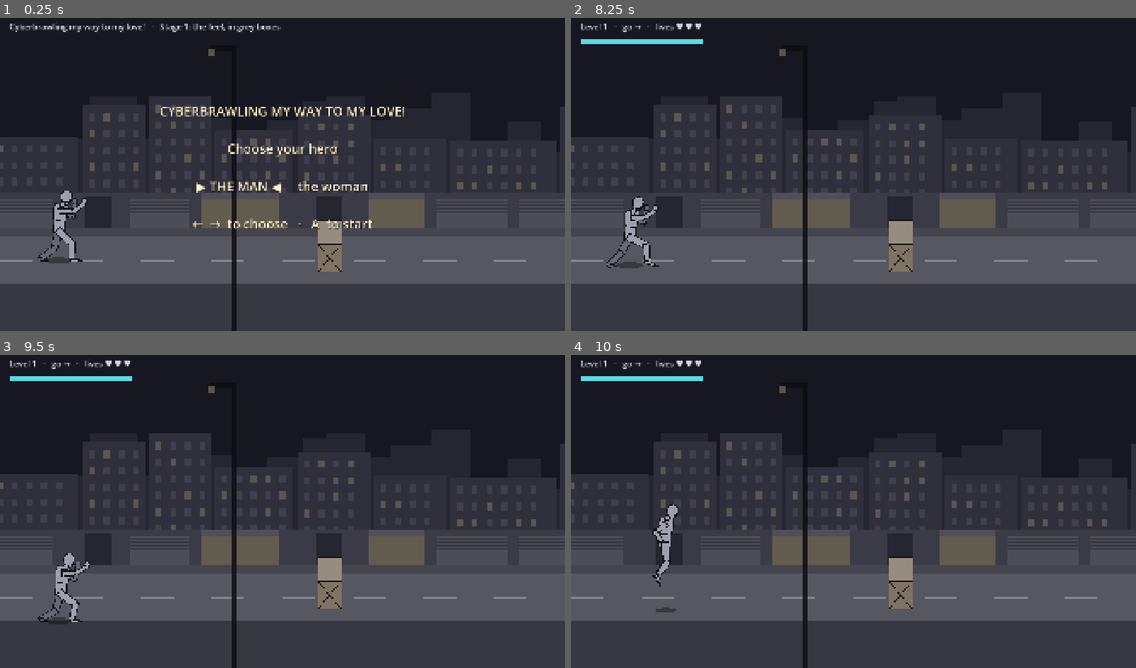
Above: before the commit, frames 1-4 (two rows, left to right).
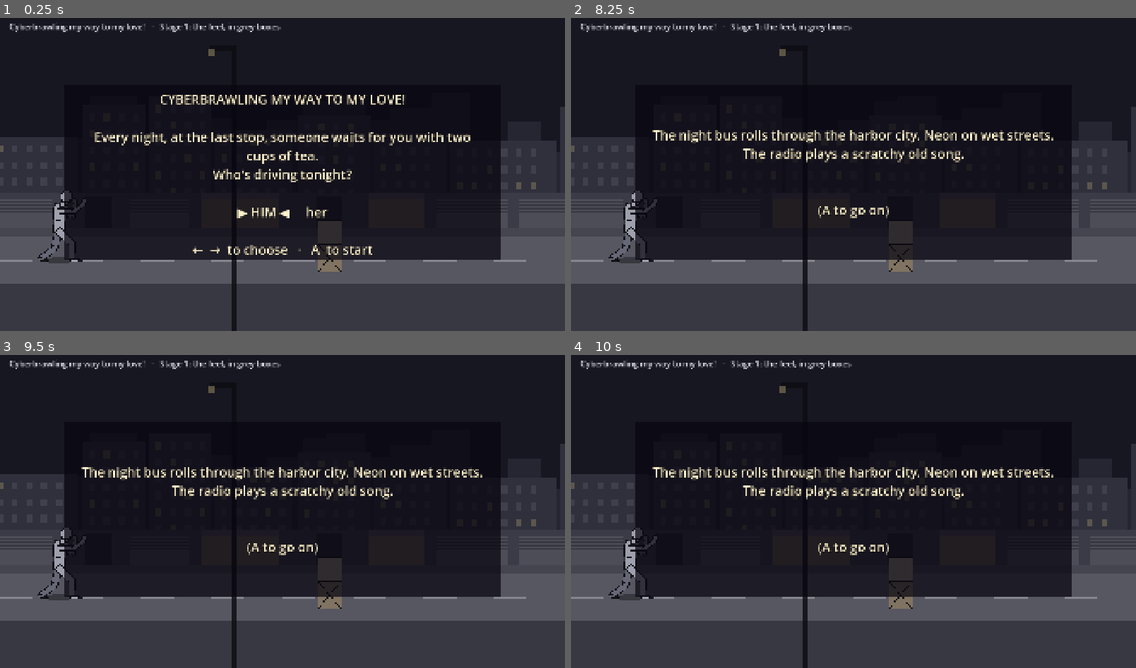
Above: after the commit, the same moments.

Repository: jetomev/cyberbrawling-my-way-to-my-love
Game: Godot game, scene res://scenes/main.tscn
The game is run twice, just before and just after one commit, with the same random seed, the same clock (stepped at 60 frames per second) and the same inputs.
Inputs (mouse positions are in pixels of both pictures, inside the frame that each line leads up to):
- Up to frame 1 (0.25 s): no input
- Up to frame 2 (8.25 s): tap Enter at 0.5, 2, 3.5 s; move the mouse to (977, 155) at 0.52 s; hold Right (move_right) 0.53-1.25 s; hold D (block) 0.53-1.25 s; click (977, 155) at 0.67 s; tap Space (jump) at 0.77, 1.25, 2.75, 3.77, 4.25, 6.77 s; drag from (740, 187) to (825, 237) at 1.27 s; move the mouse to (910, 102) at 2.02 s; hold Right (move_right) 2.03-2.75 s; tap A (punch) at 2.1, 8.1 s; drag from (825, 237) to (684, 124) at 2.77 s; move the mouse to (1023, 221) at 3.52 s; hold Left (move_left) 3.53-4.25 s; hold W (run) 3.53-4.25 s; drag from (684, 124) to (768, 93) at 4.27 s; move the mouse to (881, 171) at 5.02 s; hold Down (move_down) 5.03-5.75 s; tap Z (sweep) at 5.1 s; click (881, 171) at 5.17 s; drag from (768, 93) to (740, 187) at 5.77 s; move the mouse to (977, 155) at 6.52 s; hold Up (move_up) 6.53-7.25 s; hold D (block) 6.53-7.25 s; drag from (740, 187) to (825, 237) at 7.27 s; move the mouse to (910, 102) at 8.02 s; hold Down (move_down) from 8.03 s (still down)
- Up to frame 3 (9.5 s): release Down (move_down) at 8.75 s; drag from (254, 574) to (113, 461) at 8.77 s
- Up to frame 4 (10 s): move the mouse to (1023, 558) at 9.52 s; hold Up (move_up) from 9.53 s (still down); hold W (run) from 9.53 s (still down); click (1023, 558) at 9.67 s; tap Space (jump) at 9.77 s

The runs differ from the first frame. In frame 1, 36% of the frame differs, in the area x 11-89%, y 23-78%; in frame 2, 37%; in frame 3, 37%, in the area x 1-89%, y 1-86%; in frame 4, 37%.

Commit message:
story: the team's words at their moments
The title asks the team's question (Every night, at the last stop... Who's
driving tonight? Him / Her); a new game plays the opening a line at a time (A
goes on, or it moves on by itself), then the moment before level 1; between
levels the moment after the one won and before the next; the out-of-lives
screen says one of the team's lines; the last level ends with the ending (until
level 10 exists, a plain line says the route is still being built). Words on a
dark panel so they read over the street.
Tests 219 -> 220 (the story file has every part).

Co-Authored-By: Claude Opus 5.5 <noreply@anthropic.com>

Diff:
--- a/game/scripts/present/main.gd
+++ b/game/scripts/present/main.gd
@@ -29,9 +29,10 @@
 const Progress := preload("res://scripts/sim/progress.gd")
 const Sound := preload("res://scripts/present/sound.gd")
 const HERO_TINT := {"man": Color.WHITE, "woman": Color(1.08, 0.93, 1.03)}  # grey boxes: told apart by a warmer tint
-## The story's opening, until the team's text lands (docs/ART-BRIEF.md: the story text is theirs)
-const STORY := "The mob has taken the one you love.\nThey're holding them at the top of their tower.\n\nStreet by street, you're going to get them back."
-const STORY_TICKS := 420
+## The story's words (the assistant team's, story/story.json): a line at a time, A goes on, or on its own after a while
+const STORY_FILE := "res://story/story.json"
+const PAGE_TICKS := 420
+const LAST_LEVEL := 10
 const LEVEL_FILE := "res://levels/level1.json"
 const END_TICKS := 240  # how long "cleared" or "out of lives" shows before the level starts again
 const FIGHT_TICKS := 1500  # --fight: how long the recorded bot fight runs (25 s)
@@ -72,7 +73,10 @@
 var title_options := []
 var title_choice := 0
 var title_mx := 0.0
-var screen := ""  # "title", "story", "the_end" or "" (playing)
+var screen := ""  # "title", "pages" (the story) or "" (playing)
+var story := {}
+var pages: Array = []  # the story lines still to show
+var then := ""  # after the pages: "level" (play the current level) or "title"
 var screen_ticks := 0
 var sound
 
@@ -209,7 +213,10 @@
 func _play_level() -> void:
 	if level.won or level.lost:
 		ended_for += 1
-		$Hud/Title.text = "LEVEL 1 CLEARED!" if level.won else "Out of lives: level 1 starts again"
+		if ended_for == 1:
+			var lines: Array = story.get("out_of_lives", ["Out of lives: the level starts again."])
+			var level_no: int = (progress.level + 1) if progress != null else 1
+			$Hud/Title.text = ("LEVEL %d CLEARED!" % level_no) if level.won else lines[randi() % lines.size()]
 		if ended_for >= END_TICKS:
 			ended_for = 0
 			if bot != null:
@@ -217,10 +224,15 @@
 				get_tree().quit()
 				return
 			if level.won and progress != null:
-				if progress.level_won():
-					_show_screen("the_end")  # the last level won: the game is done
-				else:
-					_start_level(progress.level_file(), progress.hero)  # on to the next, fresh-bodied, saved at its start
+				var won_no: int = progress.level + 1
+				var after: Array = story.get("after", {}).get(str(won_no), [])
+				if progress.level_won():  # the last level there is
+					if won_no >= LAST_LEVEL:
+						_show_pages(after + story.get("ending", []), "title")
+					else:
+						_show_pages(after + ["The rest of the route is still being built. Come back soon."], "title")
+				else:  # on to the next, fresh-bodied, saved at its start
+					_show_pages(after + story.get("before", {}).get(str(won_no + 1), []), "level")
 				return
 			level.restart()
 	else:
@@ -334,6 +346,9 @@
 
 ## The title (choose a hero, or continue a save), the story's opening, the end: arrows choose, A (punch) goes on.
 func _show_title() -> void:
+	if story.is_empty():
+		var parsed = JSON.parse_string(FileAccess.get_file_as_string(STORY_FILE))
+		story = parsed if parsed is Dictionary else {}
 	title_options = []
 	if progress.has_save():
 		title_options.append("continue")
@@ -347,9 +362,18 @@
 	screen_ticks = 0
 	if title_label == null:
 		title_label = Label.new()
-		title_label.position = Vector2(0, 300)
-		title_label.size = Vector2(1920, 500)
+		title_label.position = Vector2(260, 260)
+		title_label.size = Vector2(1400, 560)
 		title_label.horizontal_alignment = HORIZONTAL_ALIGNMENT_CENTER
+		title_label.vertical_alignment = VERTICAL_ALIGNMENT_CENTER
+		title_label.autowrap_mode = TextServer.AUTOWRAP_WORD_SMART
+		var panel := ColorRect.new()  # a dark panel behind the words, so they read over the street
+		panel.name = "Panel"
+		panel.color = Color(0.03, 0.02, 0.06, 0.72)
+		panel.size = title_label.size + Vector2(80, 40)
+		panel.position = Vector2(-40, -20)
+		panel.show_behind_parent = true
+		title_label.add_child(panel)
 		title_label.add_theme_font_size_override("font_size", 44)
 		title_label.add_theme_color_override("font_color", Color(1.0, 0.95, 0.8))
 		title_label.add_theme_color_override("font_shadow_color", Color(0, 0, 0, 0.8))
@@ -361,16 +385,17 @@
 func _draw_screen() -> void:
 	match screen:
 		"title":
-			var names := {"continue": "CONTINUE (level %d)" % (progress.level + 1), "man": "THE MAN", "woman": "THE WOMAN"}
+			var choose: Dictionary = story.get("choose", {})
+			var names := {"continue": "CONTINUE (level %d)" % (progress.level + 1), "man": choose.get("him", "Him").to_upper(),
+				"woman": choose.get("her", "Her").to_upper()}
 			var row := []
 			for i in title_options.size():
 				var n: String = names[title_options[i]]
 				row.append("▶ %s ◀" % n if i == title_choice else n.to_lower())
-			title_label.text = "CYBERBRAWLING MY WAY TO MY LOVE!\n\nChoose your hero\n\n%s\n\n←  →  to choose   ·   A  to start" % "     ".join(row)
-		"story":
-			title_label.text = STORY + "\n\n(A to go on)"
-		"the_end":
-			title_label.text = "YOU GOT THEM BACK.\n\nThe end, for now: the game grows a level at a time.\n\n(A for the title)"
+			title_label.text = "CYBERBRAWLING MY WAY TO MY LOVE!\n\n%s\n\n%s\n\n←  →  to choose   ·   A  to start" % [
+				"\n".join(choose.get("lines", ["Choose your hero"])), "     ".join(row)]
+		"pages":
+			title_label.text = (pages[0] if not pages.is_empty() else "") + "\n\n\n(A to go on)"
 
 
 func _play_screen() -> void:
@@ -389,22 +414,40 @@
 			if go:
 				var pick: String = title_options[title_choice]
 				if pick == "continue":
-					screen = ""
-					title_label.visible = false
-					_start_level(progress.level_file(), progress.hero)
+					_show_pages(story.get("before", {}).get(str(progress.level + 1), []), "level")
 				else:
 					progress.new_game(pick)
-					_show_screen("story")
-		"story":
-			if go or screen_ticks >= STORY_TICKS:
-				screen = ""
-				title_label.visible = false
-				_start_level(progress.level_file(), progress.hero)
-		"the_end":
-			if go:
-				progress.forget()
-				_show_title()
+					_show_pages([story.get("choose", {}).get("chosen", "")] + story.get("opening", []) +
+						story.get("before", {}).get("1", []), "level")
+		"pages":
+			if go or screen_ticks >= PAGE_TICKS:
+				pages.pop_front()
+				screen_ticks = 0
+				if pages.is_empty():
+					_after_pages()
+				else:
+					_draw_screen()
 	title_mx = mx
+
+
+## The story, a line at a time; then a level or the title.
+func _show_pages(lines: Array, next: String) -> void:
+	pages = lines.filter(func(l): return l != "")
+	then = next
+	if pages.is_empty():
+		_after_pages()
+	else:
+		_show_screen("pages")
+
+
+func _after_pages() -> void:
+	if then == "level":
+		screen = ""
+		title_label.visible = false
+		_start_level(progress.level_file(), progress.hero)
+	else:
+		progress.forget()
+		_show_title()
 
 
 ## A level from its file, fresh: the hero as chosen, at full health with no pain (it heals between levels).
--- /dev/null
+++ b/game/tests/test_story.gd
@@ -0,0 +1,17 @@
+extends "res://tests/test_case.gd"
+## The story's words (the assistant team's, story/story.json) have every part the game shows: choosing the hero, the
+## opening, a moment before level 1 and level 10, after each of levels 1 to 9, the ending, the out-of-lives lines.
+
+func test_the_story_has_every_part() -> void:
+	var s = JSON.parse_string(FileAccess.get_file_as_string("res://story/story.json"))
+	check(s is Dictionary, "story.json reads")
+	check(s["choose"]["lines"].size() >= 1 and s["choose"]["him"] != "" and s["choose"]["her"] != "", "choosing the hero")
+	check(s["opening"].size() >= 5, "the opening (%d lines)" % s["opening"].size())
+	check(s["before"].has("1") and s["before"].has("10"), "before level 1 and the last")
+	for n in range(1, 10):
+		check(s["after"].has(str(n)) and s["after"][str(n)].size() >= 1, "after level %d" % n)
+	check(s["ending"].size() >= 3, "the ending")
+	check(s["out_of_lives"].size() >= 1, "the out-of-lives lines")
+	for part in [s["opening"], s["ending"]]:
+		for line in part:
+			check(not line.contains("Frodo") and not line.contains("Auren") and not line.contains("Balih"), "no names from another project in the game")
Not shown, changed: TODO.md
